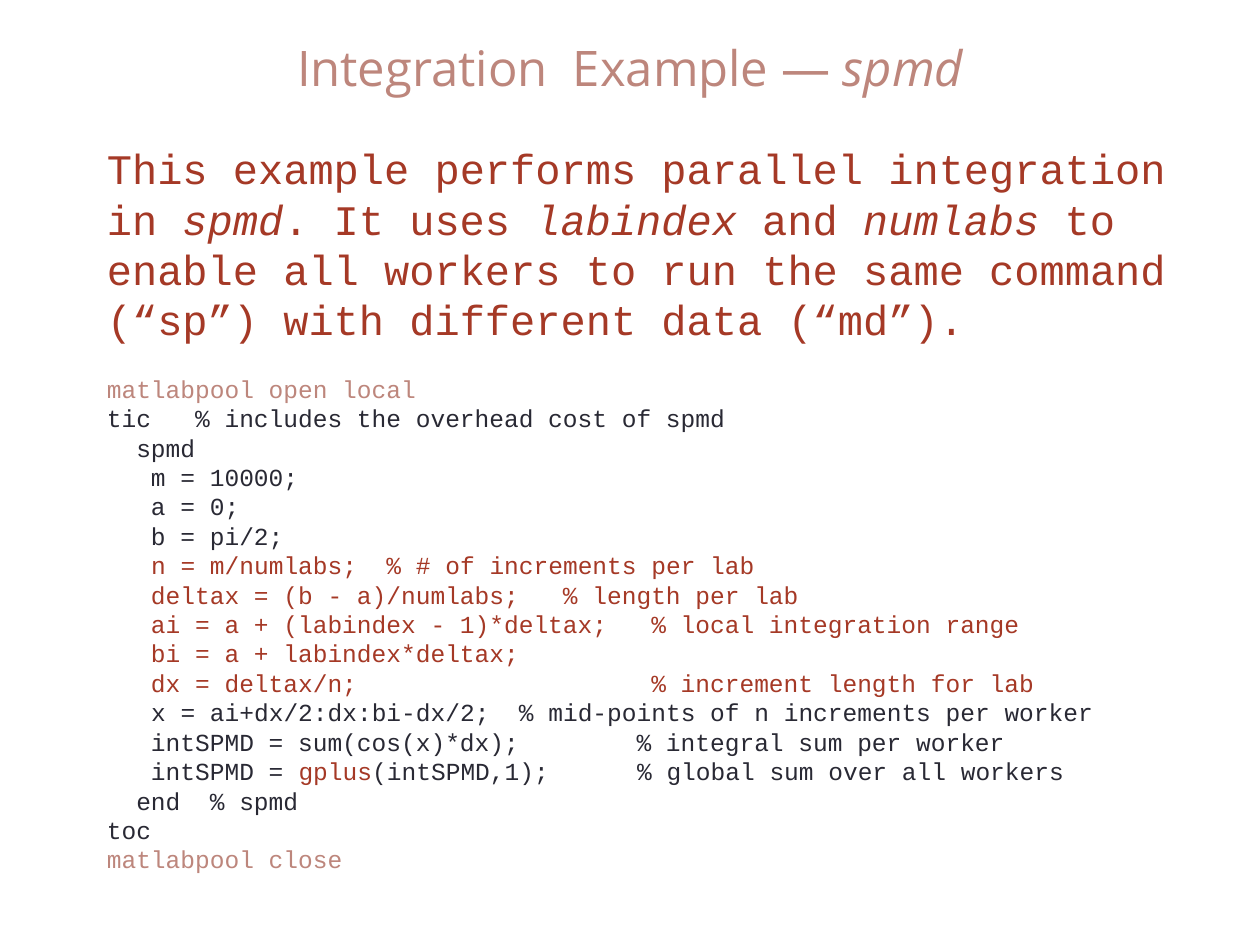
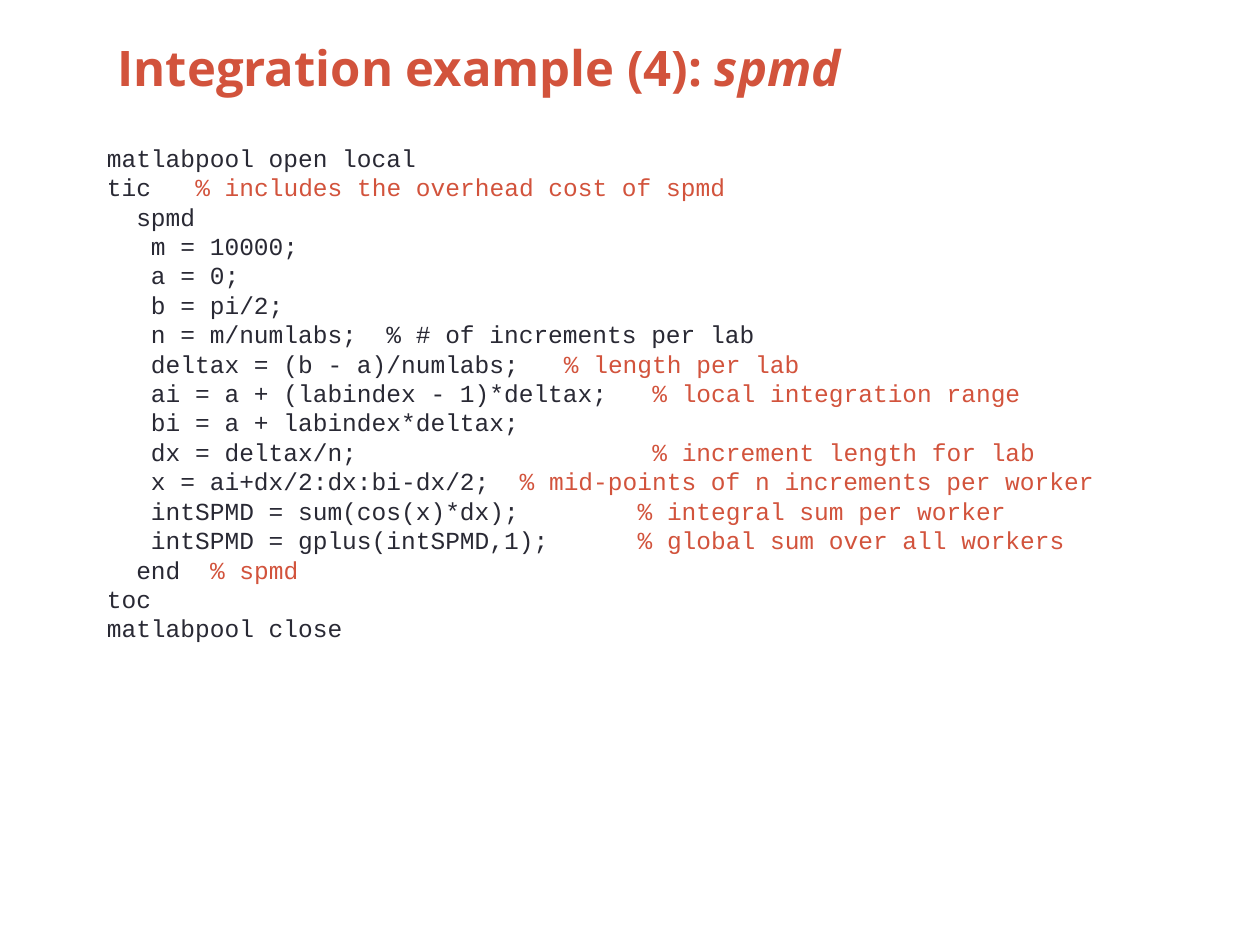
Before and after one commit to keithfma/bu_tutorial_matlab_parallel, a slide deck: slide 26 of slides.pptx (slide 23 before the commit). Drawn at 1260x945 pixels with LibreOffice and Linux fonts; fonts in the diff are those of the drawing. Boxes give left, top, right and bottom in pixels: in the first picture for what was removed or moved away, otherwise in the second. Text is boxed around its words. In the diff, an @@ line names an element or a change of style, - is before the commit and + after.

```diff
--- a/slides.pptx
+++ b/slides.pptx
@@ text at bbox=[118, 48, 841, 98]: text changed; text colour #BD867C to #D2533C; bold on @@
-Integration Example — spmd
+Integration example (4): spmd
@@ text at bbox=[107, 149, 1093, 642]: text colour #BD867C to #292934 in "matlabpool open local", "matlabpool close"; text colour #292934 to #D2533C in "% includes the overhead cost of spmd", "% mid-points of n increments per worker", "% integral sum per worker", "% global sum over all workers" and 1 more places; text colour #A53926 to #292934 in "n = m/numlabs; % # of increments ...", "deltax = (b - a)/numlabs;", "ai = a + (labindex - 1)*deltax;", "bi = a + labindex*deltax;" and 2 more places; text colour #A53926 to #D2533C in "% length per lab", "% local integration range", "% increment length for lab" @@
@@ text at bbox=[107, 154, 1165, 344]: paragraph removed @@
-This example performs parallel integration in spmd. It uses labindex and numlabs to enable all workers to run the same command (“sp”) with different data (“md”).
```
Also in this commit, not shown: 15 other slides changed, 20 slides added, 25 slides removed.
